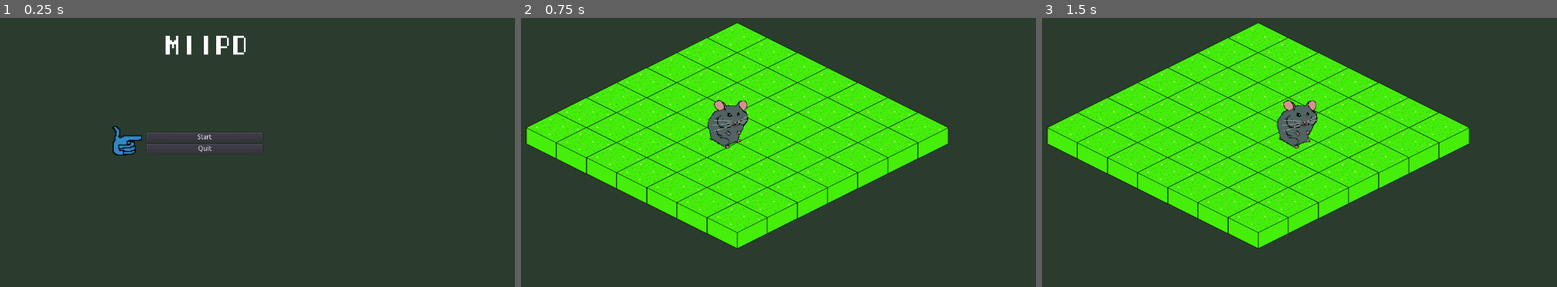
Above: before the commit, frames 1-3 (left to right).
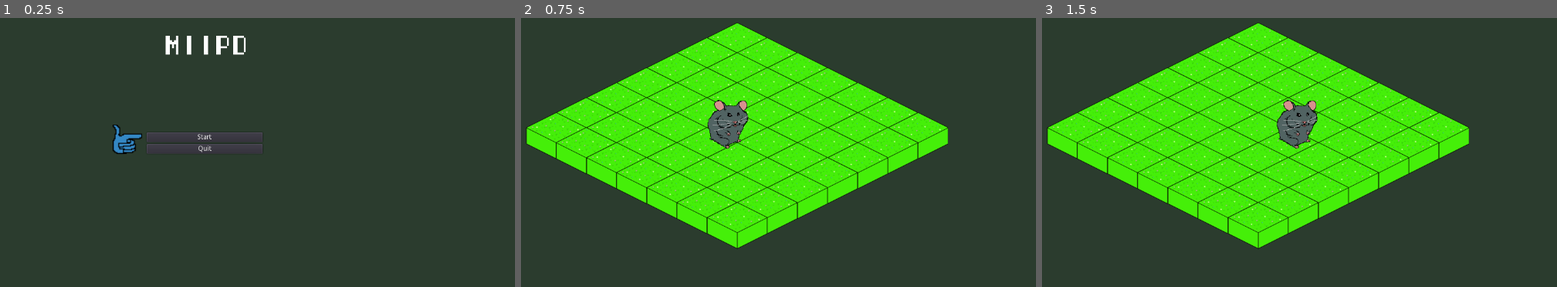
Above: after the commit, the same moments.

Repository: miishin/miipd
Game: Godot game, scene res://assets/scenes/main_menu.tscn
Two runs of this game, one before a commit and one after it. Both use one fixed random seed, a clock stepped at 60 frames per second and the inputs below.
Inputs:
- Up to frame 1 (0.25 s): no input
- Up to frame 2 (0.75 s): click "Start" at 0.5 s
- Up to frame 3 (1.5 s): tap Enter at 1.25 s; hold Right (ui_right) from 1.28 s (still down)

The runs differ from the first frame. In frame 1, 0.3% of the frame differs, in the area x 21-28%, y 39-52%; in frame 2, nothing differs; in frame 3, nothing differs.

Commit message:
wrap focus around button list, center cursor

Diff:
--- a/assets/scenes/character_select.tscn
+++ b/assets/scenes/character_select.tscn
@@ -4,7 +4,6 @@
 [ext_resource path="res://assets/themes/menu.theme" type="Theme" id=2]
 [ext_resource path="res://assets/scenes/hamster.tscn" type="PackedScene" id=3]
 [ext_resource path="res://assets/scenes/simpleboard.tscn" type="PackedScene" id=4]
-
 
 [node name="CharacterSelect" type="Control"]
 anchor_right = 1.0
--- a/assets/scenes/cursor_menu.tscn
+++ b/assets/scenes/cursor_menu.tscn
@@ -24,7 +24,7 @@
 }
 
 [node name="Cursor" type="Position2D" parent="."]
-position = Vector2( 64, 32 )
+position = Vector2( 64, 16 )
 
 [node name="Sprite" type="Sprite" parent="Cursor"]
 position = Vector2( -32, 8 )
--- a/assets/scripts/cursor_menu.gd
+++ b/assets/scripts/cursor_menu.gd
@@ -1,33 +1,41 @@
 extends Control
 
-var b = Button
 var buttons = []
 var current_selection = 0
 
 func _ready():
+	for child in $VBoxContainer.get_children():
+		buttons.append(child)
 	for child in get_children():
 		if child is Button:
 			remove_child(child)
 			add_button(child)
-	_move_cursor()
+	buttons[0].focus_neighbour_top = buttons[-1].get_path()
+	buttons[-1].focus_neighbour_bottom = buttons[0].get_path()
+	buttons[0].grab_focus()
+
 
 func _input(event):
 	if event.is_action_pressed("ui_down") or event.is_action_pressed("ui_up"):
 		var dir = int(Input.get_action_strength("ui_down") - Input.get_action_strength("ui_up"))
-		current_selection = (current_selection + dir) % len(buttons)
+		current_selection = (current_selection + dir + len(buttons)) % len(buttons)
 		_move_cursor()
+
 
 func _move_cursor():
 	if len(buttons) == 0:
 		return
 
-	var focus_owner = get_focus_owner()
-	if focus_owner != null:
-		focus_owner.release_focus()
 	var current_button = buttons[current_selection]
-	current_button.grab_focus()
-	$Cursor.position.y = current_button.rect_position.y + current_button.rect_size.y / 2
+	$Cursor.position.y = $VBoxContainer.rect_position.y + current_button.rect_position.y \
+		+ current_button.rect_size.y / 2
 
 func add_button(button):
 	$VBoxContainer.add_child(button)
+
+	if len(buttons) >= 1:
+		var prev_button = buttons[-1]
+		prev_button.focus_neighbour_bottom = button.get_path()
+		button.focus_neighbour_top = prev_button.get_path()
+
 	buttons.append(button)
